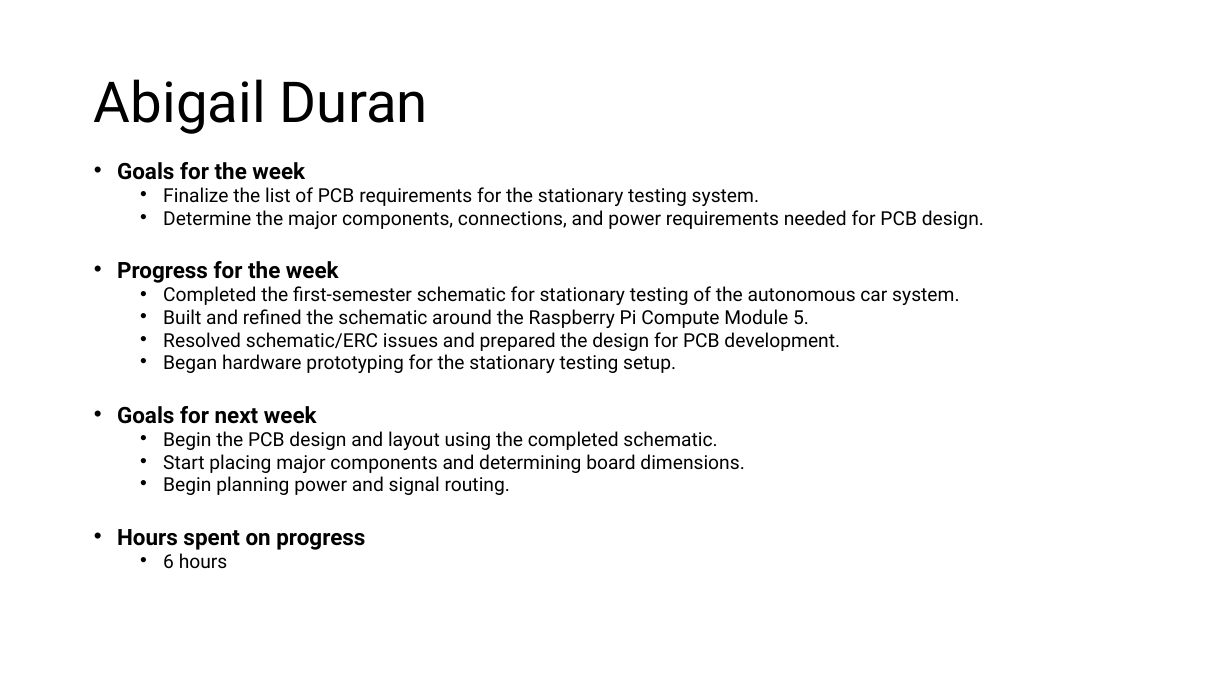
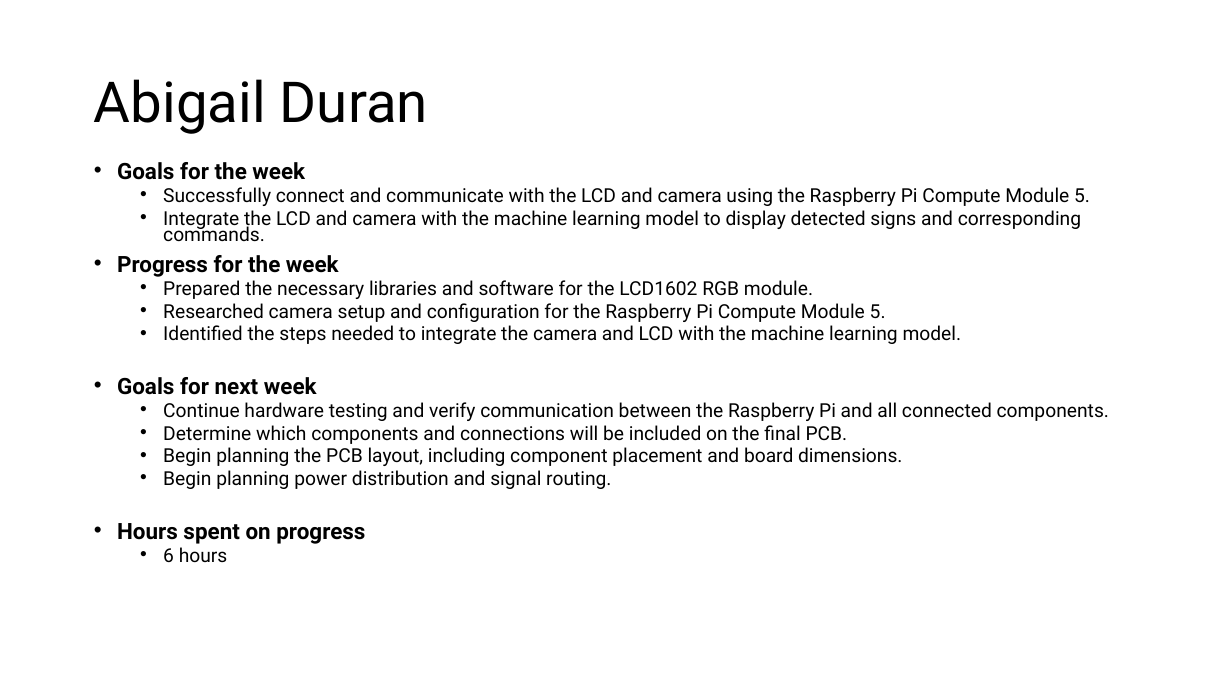
Before and after one commit to EthanWellsSr/Self-Driving-RC-Car, a slide deck: slide 1 of Weekly Reports/slides/4-abigail-duran.pptx. Drawn at 1232x693 pixels with LibreOffice and Linux fonts; fonts in the diff are those of the drawing. Boxes give left, top, right and bottom in pixels: in the first picture for what was removed or moved away, otherwise in the second. Text is boxed around its words. In the diff, an @@ line names an element or a change of style, - is before the commit and + after.

Commit message:
Week 5 Slide Updates

```diff
--- a/Weekly Reports/slides/4-abigail-duran.pptx
+++ b/Weekly Reports/slides/4-abigail-duran.pptx
@@ text at (163,187,1090,242): text changed @@
-  • Finalize the list of PCB requirements for the stationary testing system.
-  • Determine the major components, connections, and power requirements needed for PCB design.
+  • Successfully connect and communicate with the LCD and camera using the Raspberry Pi Compute Module 5.
+  • Integrate the LCD and camera with the machine learning model to display detected signs and corresponding commands.
@@ text at (163,280,962,344): text changed @@
-  • Completed the first-semester schematic for stationary testing of the autonomous car system.
-  • Built and refined the schematic around the Raspberry Pi Compute Module 5.
-  • Resolved schematic/ERC issues and prepared the design for PCB development.
-  • Began hardware prototyping for the stationary testing setup.
+  • Prepared the necessary libraries and software for the LCD1602 RGB module.
+  • Researched camera setup and configuration for the Raspberry Pi Compute Module 5.
+  • Identified the steps needed to integrate the camera and LCD with the machine learning model.
@@ text at (163,402,1109,489): text changed @@
-  • Begin the PCB design and layout using the completed schematic.
-  • Start placing major components and determining board dimensions.
-  • Begin planning power and signal routing.
+  • Continue hardware testing and verify communication between the Raspberry Pi and all connected components.
+  • Determine which components and connections will be included on the final PCB.
+  • Begin planning the PCB layout, including component placement and board dimensions.
+  • Begin planning power distribution and signal routing.
```
